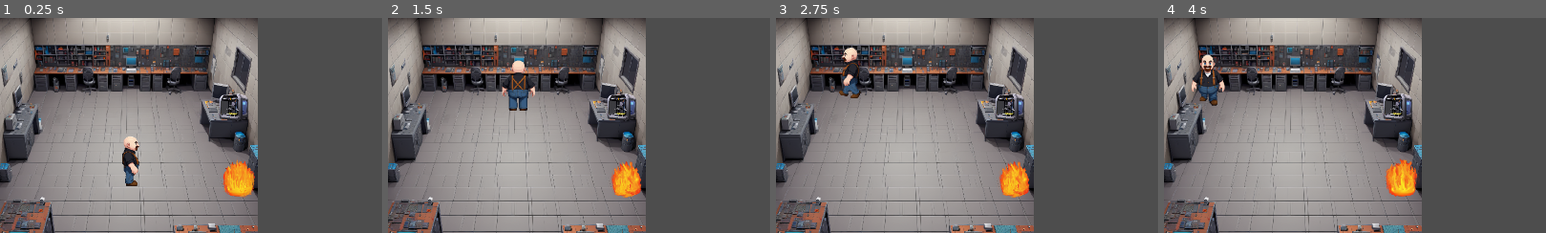
Above: before the commit, frames 1-4 (left to right).
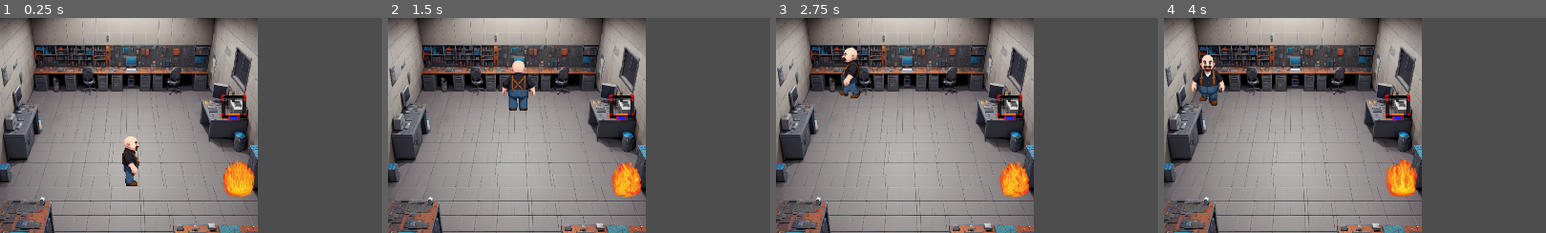
Above: after the commit, the same moments.

Repository: sodidos/Game
Game: Godot game, scene res://Scenes/level_01/level_01.tscn
Same seed, same stepped clock (60 frames per second), same inputs: the game is played once before the commit and once after it. This scene is started directly instead of the project's main scene.
Inputs:
- Up to frame 1 (0.25 s): no input
- Up to frame 2 (1.5 s): tap Enter at 0.5 s; hold E (take) 0.53-1.28 s; hold Up (ui_up) from 0.53 s (still down); tap F (use) at 1.35 s
- Up to frame 3 (2.75 s): release Up (ui_up) at 2.03 s; hold Left (ui_left) from 2.03 s (still down); hold E (take) from 2.03 s (still down)
- Up to frame 4 (4 s): release E (take) at 2.78 s; tap F (use) at 2.85 s; release Left (ui_left) at 3.53 s; hold Down (ui_down) from 3.53 s (still down); hold E (take) from 3.53 s (still down)
The pictures show only the part of the screen within x 0-50%, y 0-50%; the shares and areas given below are measured in that part.

The runs differ from the first frame. In frame 1, 0.8% of the frame differs, in the area x 57-65%, y 34-48%; in frame 2, 0.8%; in frame 3, 0.8%; in frame 4, 0.8%.

Commit message:
Ajout table et imprimante 3D

Diff:
--- a/fablab/Scenes/3dprinter/3dprinter.tscn
+++ b/fablab/Scenes/3dprinter/3dprinter.tscn
@@ -1,12 +1,12 @@
 [gd_scene load_steps=4 format=3 uid="uid://dmyxxggre5anc"]
 
-[ext_resource type="Texture2D" uid="uid://cclby3jj2xxf6" path="res://Scenes/3dprinter/3dprinter.png" id="1_gi4am"]
+[ext_resource type="Texture2D" uid="uid://chkq3g5ugjs8w" path="res://Scenes/3dprinter/Prusa-MK3S-assemblee.png" id="1_yhx3u"]
 
 [sub_resource type="SpriteFrames" id="SpriteFrames_a38du"]
 animations = [{
 "frames": [{
 "duration": 1.0,
-"texture": ExtResource("1_gi4am")
+"texture": ExtResource("1_yhx3u")
 }],
 "loop": true,
 "name": &"default",
@@ -14,16 +14,16 @@
 }]
 
 [sub_resource type="RectangleShape2D" id="RectangleShape2D_7cv0i"]
-size = Vector2(122, 70)
+size = Vector2(70, 18)
 
 [node name="printer" type="Node2D" groups=["printer"]]
 
 [node name="StaticBody2D" type="StaticBody2D" parent="." groups=["printer"]]
 
 [node name="AnimatedSprite2D" type="AnimatedSprite2D" parent="StaticBody2D" groups=["printer"]]
-scale = Vector2(0.0976563, 0.0820312)
+scale = Vector2(0.5, 0.5)
 sprite_frames = SubResource("SpriteFrames_a38du")
 
 [node name="CollisionShape2D" type="CollisionShape2D" parent="StaticBody2D" groups=["printer"]]
-position = Vector2(-25, 0)
+position = Vector2(1, -26)
 shape = SubResource("RectangleShape2D_7cv0i")
--- /dev/null
+++ b/fablab/Scenes/table/table.tscn
@@ -0,0 +1,32 @@
+[gd_scene load_steps=5 format=3 uid="uid://dvw101qkmin1c"]
+
+[ext_resource type="Texture2D" uid="uid://cfxxk76tsxl84" path="res://Scenes/table/table.png" id="1_tjvom"]
+[ext_resource type="Texture2D" uid="uid://chkq3g5ugjs8w" path="res://Scenes/3dprinter/Prusa-MK3S-assemblee.png" id="2_3bre1"]
+
+[sub_resource type="SpriteFrames" id="SpriteFrames_v37b2"]
+animations = [{
+"frames": [{
+"duration": 1.0,
+"texture": ExtResource("1_tjvom")
+}, {
+"duration": 1.0,
+"texture": ExtResource("2_3bre1")
+}],
+"loop": true,
+"name": &"default",
+"speed": 5.0
+}]
+
+[sub_resource type="RectangleShape2D" id="RectangleShape2D_jcwl2"]
+size = Vector2(123, 2)
+
+[node name="Table" type="Node2D"]
+
+[node name="StaticBody2D" type="StaticBody2D" parent="."]
+
+[node name="AnimatedSprite2D" type="AnimatedSprite2D" parent="StaticBody2D" groups=["printer"]]
+sprite_frames = SubResource("SpriteFrames_v37b2")
+
+[node name="CollisionShape2D" type="CollisionShape2D" parent="StaticBody2D" groups=["printer"]]
+position = Vector2(0, -56)
+shape = SubResource("RectangleShape2D_jcwl2")
Binary file added: fablab/Scenes/3dprinter/Prusa-MK3S-assemblee.png
Not shown, added: fablab/Scenes/3dprinter/Prusa-MK3S-assemblee.png.import
Binary file added: fablab/Scenes/table/table.png
Not shown, added: fablab/Scenes/table/table.png.import
